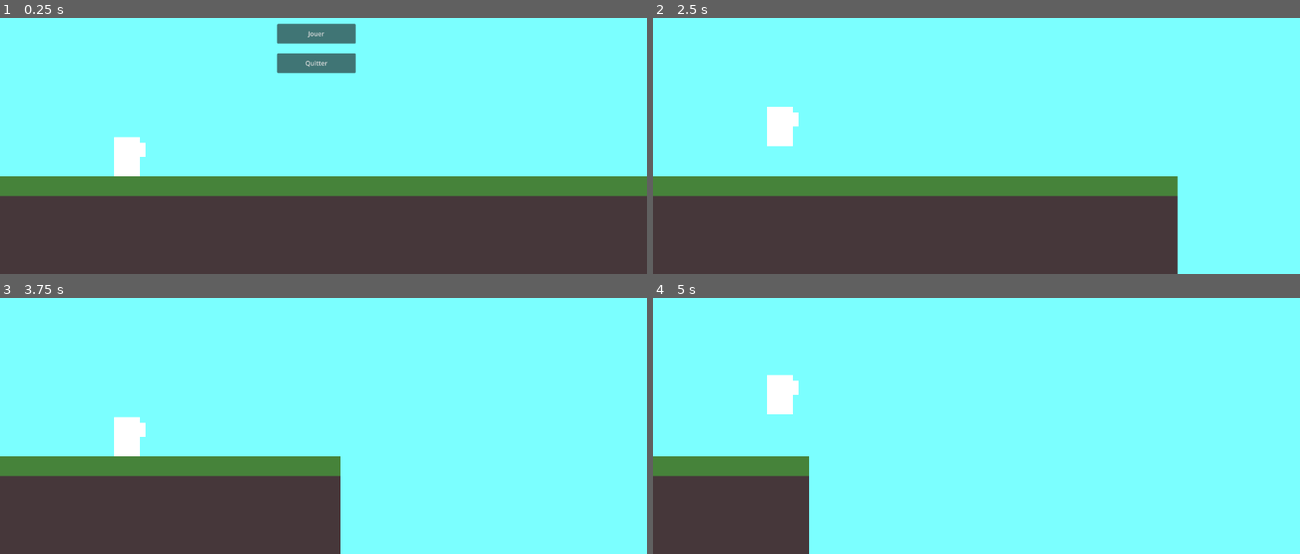
Above: before the commit, frames 1-4 (two rows, left to right).
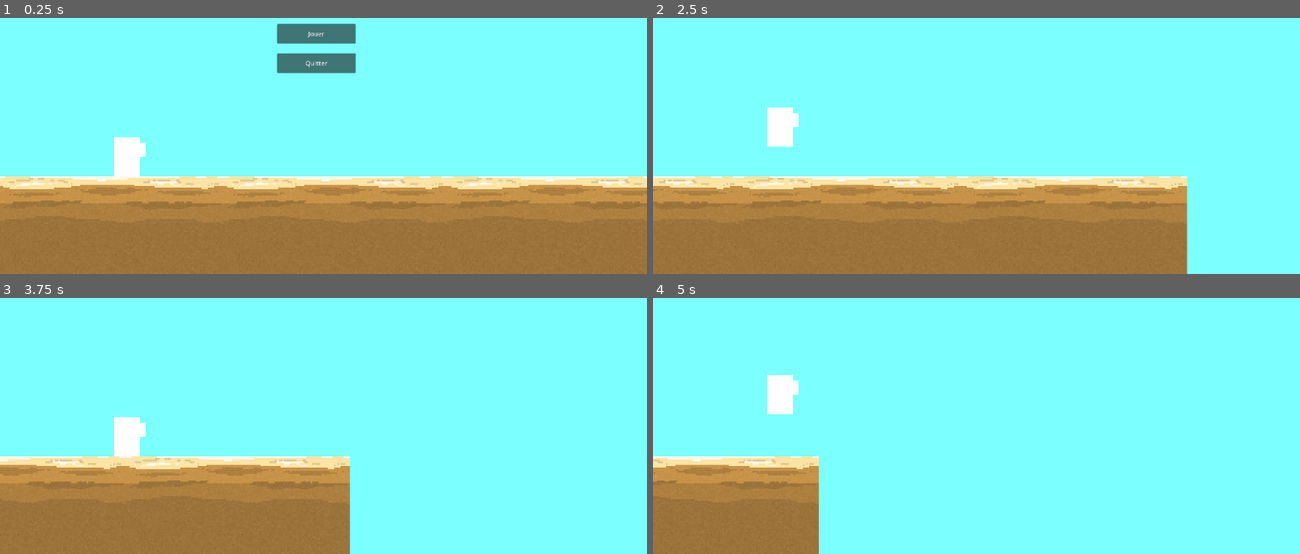
Above: after the commit, the same moments.

Repository: gameking773/FightOrFlightGameJamV
Game: Godot game, scene res://scene/game.tscn
The game is run twice, just before and just after one commit, with the same random seed, the same clock (stepped at 60 frames per second) and the same inputs.
Inputs:
- Up to frame 1 (0.25 s): no input
- Up to frame 2 (2.5 s): click "Jouer" at 0.5 s; click "Jouer" at 1.25 s; tap W (attack) at 2.1 s; tap Space (jump) at 2.27 s
- Up to frame 3 (3.75 s): tap E (switch_weapon) at 2.85 s; tap Space (jump) at 3.02 s; tap W (attack) at 3.6 s
- Up to frame 4 (5 s): tap E (switch_weapon) at 4.35 s; tap Space (jump) at 4.52 s

The runs differ from the first frame. In frame 1, 38% of the frame differs, in the area x 0-100%, y 5-100%; in frame 2, 32%; in frame 3, 21%; in frame 4, 9.8%.

Commit message:
Ajout du terrain

Diff:
--- a/project.godot
+++ b/project.godot
@@ -57,3 +57,7 @@
 "events": [Object(InputEventKey,"resource_local_to_scene":false,"resource_name":"","device":-1,"window_id":0,"alt_press …(192 unchanged characters)…
 ]
 }
+
+[rendering]
+
+textures/canvas_textures/default_texture_filter=0
--- a/scene/game.tscn
+++ b/scene/game.tscn
@@ -3,13 +3,10 @@
 [ext_resource type="Script" path="res://script/background_handler.gd" id="1_2f10g"]
 [ext_resource type="PackedScene" uid="uid://tjb08rwsg7id" path="res://scene/player.tscn" id="1_2wj1x"]
 [ext_resource type="PackedScene" uid="uid://bgy231yb0qrh3" path="res://scene/main_menu.tscn" id="3_0gnls"]
+[ext_resource type="PackedScene" uid="uid://c6oq4v6nvex38" path="res://scene/sand_parcelle.tscn" id="4_b8d8e"]
+[ext_resource type="Script" path="res://script/terrain_gen.gd" id="4_ukmbk"]
 
 [sub_resource type="BoxMesh" id="BoxMesh_f2l7w"]
-
-[sub_resource type="RectangleShape2D" id="RectangleShape2D_2cbm4"]
-size = Vector2(1737, 338)
-
-[sub_resource type="BoxMesh" id="BoxMesh_qrqpd"]
 
 [node name="game" type="Node2D"]
 
@@ -29,25 +26,17 @@
 [node name="player" parent="." instance=ExtResource("1_2wj1x")]
 position = Vector2(0, 64)
 
-[node name="baseplate" type="StaticBody2D" parent="."]
-position = Vector2(0, 79)
-
-[node name="CollisionShape2D" type="CollisionShape2D" parent="baseplate"]
-position = Vector2(492.945, 204)
-shape = SubResource("RectangleShape2D_2cbm4")
-
-[node name="MeshInstance2D" type="MeshInstance2D" parent="baseplate"]
-modulate = Color(0.27451, 0.513726, 0.227451, 1)
-position = Vector2(492.965, 128)
-scale = Vector2(1737.06, 186)
-mesh = SubResource("BoxMesh_qrqpd")
-
-[node name="MeshInstance2D2" type="MeshInstance2D" parent="baseplate"]
-modulate = Color(0.27451, 0.215686, 0.227451, 1)
-position = Vector2(492.965, 229)
-scale = Vector2(1737.06, 288)
-mesh = SubResource("BoxMesh_qrqpd")
-
 [node name="main_menu" parent="." instance=ExtResource("3_0gnls")]
 
+[node name="terrain" type="Node2D" parent="."]
+script = ExtResource("4_ukmbk")
+
+[node name="sand_parcelle_base0" parent="terrain" instance=ExtResource("4_b8d8e")]
+
+[node name="sand_parcelle_base1" parent="terrain" instance=ExtResource("4_b8d8e")]
+position = Vector2(530, 265)
+
+[node name="sand_parcelle_base2" parent="terrain" instance=ExtResource("4_b8d8e")]
+position = Vector2(1100, 265)
+
 [connection signal="playispressed" from="main_menu" to="player" method="_on_main_menu_playispressed"]
--- a/scene/player.tscn
+++ b/scene/player.tscn
@@ -1,6 +1,6 @@
 [gd_scene load_steps=6 format=3 uid="uid://tjb08rwsg7id"]
 
-[ext_resource type="Script" path="res://scene/player.gd" id="1_7rxf8"]
+[ext_resource type="Script" path="res://script/player.gd" id="1_7rxf8"]
 
 [sub_resource type="RectangleShape2D" id="RectangleShape2D_vfyvs"]
 
--- /dev/null
+++ b/scene/sand_parcelle.tscn
@@ -0,0 +1,16 @@
+[gd_scene load_steps=3 format=3 uid="uid://c6oq4v6nvex38"]
+
+[ext_resource type="Texture2D" uid="uid://bxdp1duccuolm" path="res://texture/texture-sand.png" id="1_et8dw"]
+
+[sub_resource type="RectangleShape2D" id="RectangleShape2D_wx0f8"]
+size = Vector2(572, 300)
+
+[node name="sand_parcelle" type="StaticBody2D"]
+position = Vector2(-40, 265)
+
+[node name="Texture-sand" type="Sprite2D" parent="."]
+scale = Vector2(4, 4)
+texture = ExtResource("1_et8dw")
+
+[node name="CollisionShape2D" type="CollisionShape2D" parent="."]
+shape = SubResource("RectangleShape2D_wx0f8")
--- /dev/null
+++ b/script/terrain_gen.gd
@@ -0,0 +1,7 @@
+extends Node2D
+
+@onready var player: CharacterBody2D = $"../player"
+
+func _physics_process(delta: float) -> void:
+	if player.isMoving:
+		pass
Renamed: scene/game.gd -> script/game.gd
Renamed: scene/player.gd -> script/player.gd
Binary file added: texture/texture-sand.png
Not shown, added: texture/texture-sand.png.import
